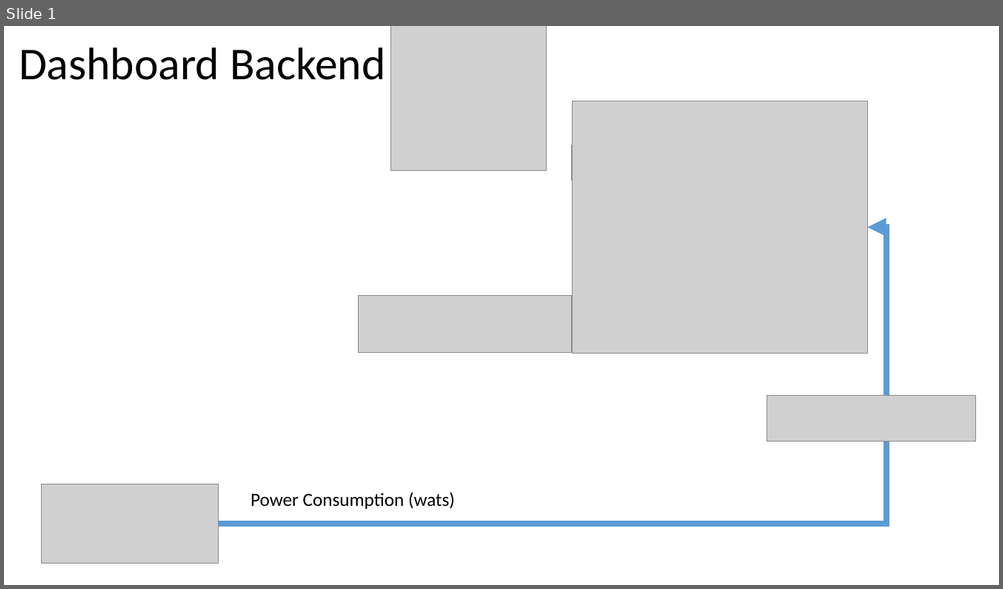
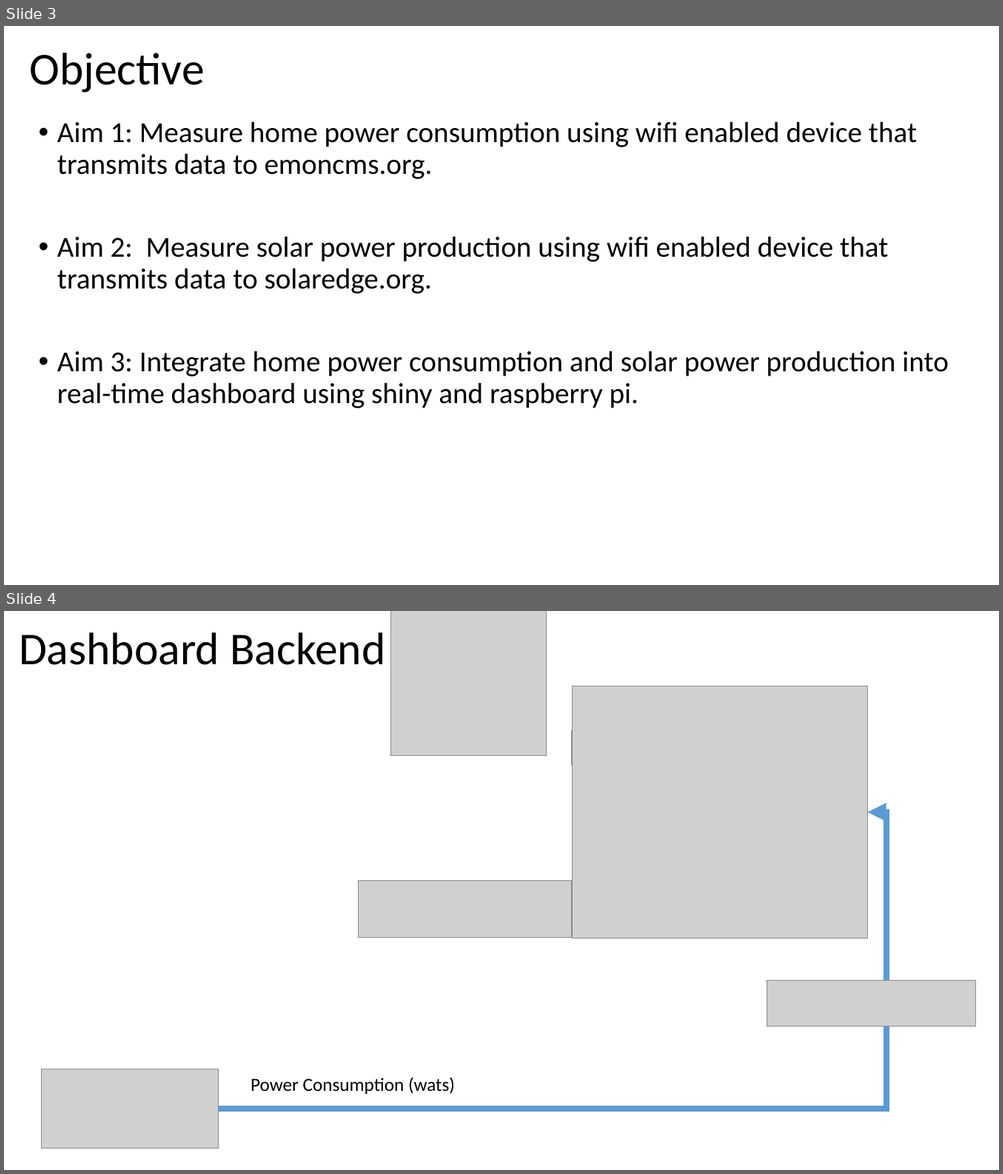
Before and after one commit to dlemas/home-energy, a slide deck: presentations/project_overview.pptx. Shown one above the other, each under a label of ours: slide 1 before the commit, slides 3 and 4 after it. The pictures are 1003x589 and 1003x1174 pixels, drawn with LibreOffice and Linux fonts; fonts in the diff are those of the drawing; grey boxes stand for pictures. Boxes give left, top, right and bottom in pixels: in the first picture for what was removed or moved away, otherwise in the second. Text is boxed around its words. In the diff, an @@ line names an element or a change of style, - is before the commit and + after.

```diff
--- a/presentations/project_overview.pptx
+++ b/presentations/project_overview.pptx
@@ slide 3 added at <box>4,26,999,585</box>, background #FFFFFF @@
@@ title added at <box>29,53,205,93</box>, 44 pt, text #000000 @@
+Objective
@@ text added at <box>57,121,948,409</box>, 28 pt, text #000000 @@
+• Aim 1: Measure home power consumption using wifi enabled device that transmits data to emoncms.org.
+• Aim 2: Measure solar power production using wifi enabled device that transmits data to solaredge.org.
+• Aim 3: Integrate home power consumption and solar power production into real-time dashboard using shiny and raspberry pi.
@@ what was slide 1 is now slide 4 @@
```
Also in this commit, not shown: 2 other slides added.
